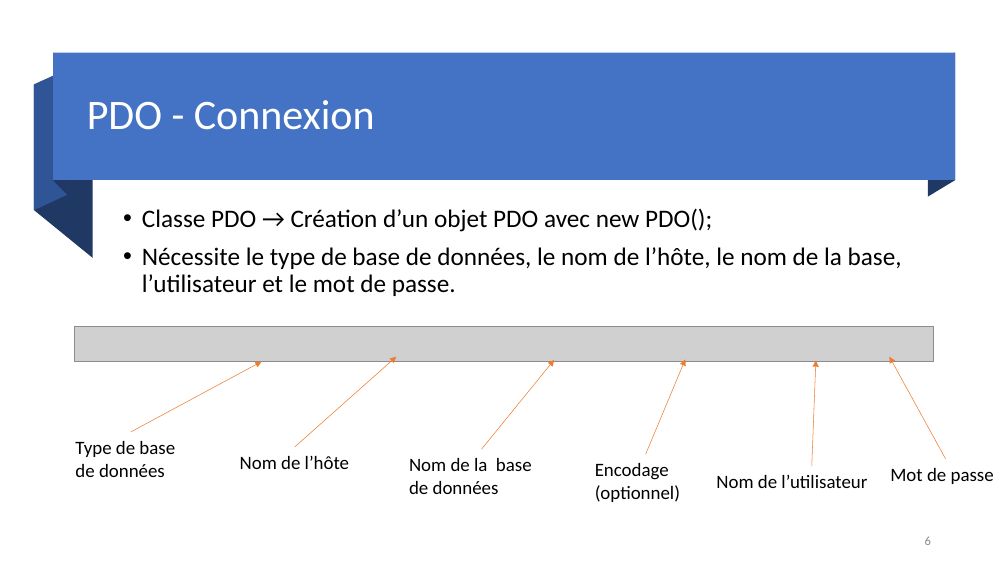
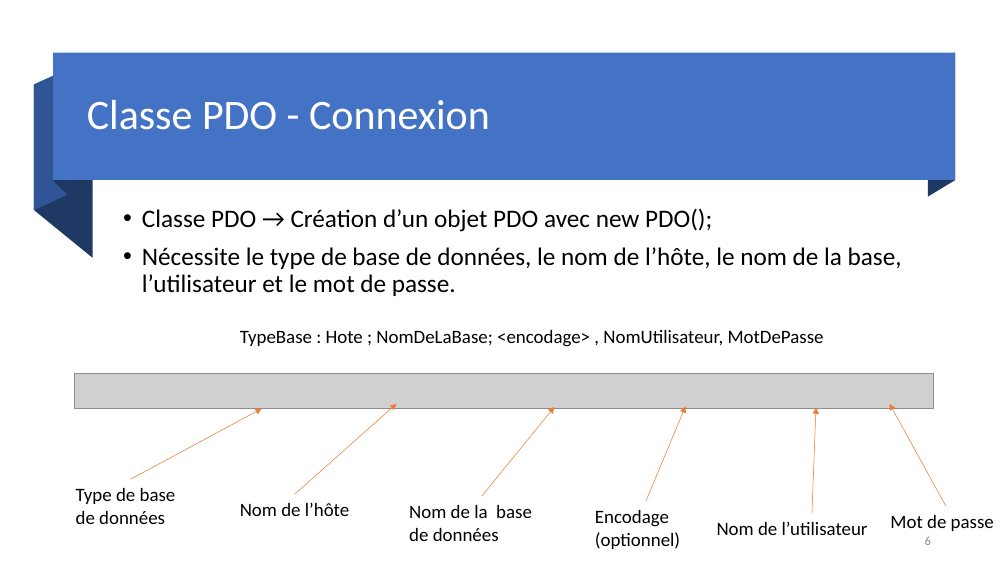
Before and after one commit to DylanMielot/FormationFormateur, a slide deck: slide 6 of Formation de formateur.pptx. Drawn at 1008x567 pixels with LibreOffice and Linux fonts; fonts in the diff are those of the drawing; grey boxes stand for pictures. Boxes give left, top, right and bottom in pixels: in the first picture for what was removed or moved away, otherwise in the second. Text is boxed around its words. In the diff, an @@ line names an element or a change of style, - is before the commit and + after.

```diff
--- a/Formation de formateur.pptx
+++ b/Formation de formateur.pptx
@@ title at (87, 100, 490, 130): text changed @@
-PDO - Connexion
+Classe PDO - Connexion
@@ text added at (240, 330, 824, 347), 18 pt, text #000000 @@
+TypeBase : Hote ; NomDeLaBase; <encodage> , NomUtilisateur, MotDePasse
@@ arrow moved from (131, 432) - (262, 361) to (131, 479) - (262, 409) @@
@@ arrow moved from (646, 454) - (686, 359) to (646, 501) - (686, 407) @@
@@ 6 texts, 4 arrows, 1 picture: place and size @@
-6 texts, 4 arrows, 1 picture at (75, 327, 994, 502)
+6 texts, 4 arrows, 1 picture at (75, 374, 994, 549)
```
Also in this commit, not shown: 2 other slides changed, 2 slides added, 1 slide removed.
